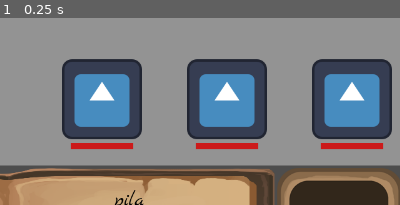
Above: before the commit, frame 1.
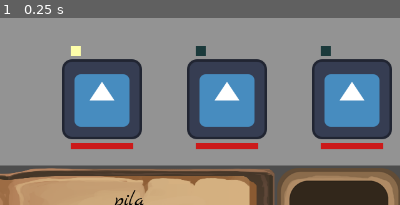
Above: after the commit, the same moment.

Repository: Jelleas/brackeys_2026
Game: Godot game, scene res://main.tscn
Two runs of this game, one before a commit and one after it. Both use one fixed random seed, a clock stepped at 60 frames per second and the inputs below. The engine's default icon, where the game draws it, is replaced by a stand-in: a white triangle on a blue panel in a dark square.
Inputs:
- Up to frame 1 (0.25 s): no input
The pictures show only the part of the screen within x 50-100%, y 0-50%; the shares and areas given below are measured in that part.

The runs differ from the first frame. In frame 1, 0.4% of the frame differs, in the area x 17-83%, y 14-21%.

Commit message:
add resistances

Diff:
--- a/combat/combat_area.tscn
+++ b/combat/combat_area.tscn
@@ -5,24 +5,6 @@
 [ext_resource type="PackedScene" uid="uid://7ungke45eqmy" path="res://wizard/wizard.tscn" id="2_x7k0x"]
 [ext_resource type="PackedScene" uid="uid://6qo4v8482eba" path="res://monster/monster_spawner.tscn" id="3_imaqy"]
 [ext_resource type="PackedScene" uid="uid://3cbu3tsq6sew" path="res://monster/monster.tscn" id="4_pmhac"]
-[ext_resource type="Script" uid="uid://clf2430d4p1ds" path="res://monster/monster_config.gd" id="5_b8epd"]
-
-[sub_resource type="Resource" id="Resource_5clfo"]
-script = ExtResource("5_b8epd")
-name = "test"
-health = 100
-damage = 10
-experience = 10
-metadata/_custom_type_script = "uid://clf2430d4p1ds"
-
-[sub_resource type="Resource" id="Resource_6f4sn"]
-script = ExtResource("5_b8epd")
-name = "test2"
-health = 50
-damage = 20
-experience = 5
-metadata/_custom_type_script = "uid://clf2430d4p1ds"
-
 [node name="CombatArea" type="Node2D" unique_id=798258911]
 script = ExtResource("1_6tqnk")
 
@@ -37,7 +19,6 @@
 
 [node name="WaveManager" type="Node2D" parent="." unique_id=662207356 node_paths=PackedStringArray("spawner")]
 script = ExtResource("2_5clfo")
-monster_configs = Array[ExtResource("5_b8epd")]([SubResource("Resource_5clfo"), SubResource("Resource_6f4sn")])
 spawner = NodePath("../MonsterSpawner")
 
 [node name="Wizard" parent="." unique_id=916335594 instance=ExtResource("2_x7k0x")]
--- a/combat/wave_manager.gd
+++ b/combat/wave_manager.gd
@@ -2,7 +2,6 @@
 
 class_name WaveManager
 
-@export var monster_configs: Array[MonsterConfig]
 @export var spawner: MonsterSpawner
 @export var monsters_per_wave: int = 5
 @export var wave_delay: float = 3.0
@@ -16,15 +15,16 @@
 
 func start_next_wave() -> void:
 	current_wave += 1
-	var configs: Array[MonsterConfig] = _build_wave()
+	var configs: Array[MonsterConfigs.MonsterType] = _build_wave()
 	monsters_remaining = configs.size()
 	spawner.spawn(configs)
 
-func _build_wave() -> Array[MonsterConfig]:
-	var configs: Array[MonsterConfig] = []
+func _build_wave() -> Array[MonsterConfigs.MonsterType]:
+	var all_monsters = MonsterConfigs.get_monsters()
+	var configs: Array[MonsterConfigs.MonsterType] = []
 	for i in range(monsters_per_wave):
-		var random_index = randi_range(0, monster_configs.size() - 1)
-		configs.append(monster_configs[random_index])
+		var random_index = randi_range(0, all_monsters.size() - 1)
+		configs.append(all_monsters[random_index].new())
 	return configs
 
 func _on_monster_killed(_monster: Monster) -> void:
--- a/monster/monster.gd
+++ b/monster/monster.gd
@@ -8,7 +8,7 @@
 
 var health: int = 100
 var original_modulate: Color
-var config: MonsterConfig
+var config: MonsterConfigs.MonsterType
 var damage: int = 10
 var is_dead: bool = false
 var attack_timer: Timer
@@ -25,6 +25,7 @@
 	health_bar.value = config.health
 
 	_create_healthbar()
+	_create_resistance_bar()
 
 	var sprite = $MonsterBody/Sprite2D
 	var collision_shape = $MonsterBody/CollisionShape2D
@@ -56,17 +57,37 @@
 	health_bar.position = Vector2(-50, 70)
 	health_bar.size = Vector2(100, 10)
 
-func init(_config: MonsterConfig):
+func _create_resistance_bar() -> void:
+	var container = $ResistanceTracker
+	container.size.y = 16
+	container.position = Vector2(-50, -85)
+
+	for prefix in config.resistances:
+		var tex_rect = TextureRect.new()
+		var tex = GradientTexture2D.new()
+		tex.width = 16
+		tex.height = 16
+		tex.gradient = Gradient.new()
+		tex.gradient.colors = PackedColorArray([prefix.color1, prefix.color1])
+		tex_rect.texture = tex
+		tex_rect.custom_minimum_size = Vector2(16, 16)
+		container.add_child(tex_rect)
+
+func init(_config: MonsterConfigs.MonsterType):
 	config = _config
 	health = config.health
 	damage = config.damage
 
-func get_hit(incoming_hit: int):
+func get_hit(spell: SpellConfigs.Spell):
 	if is_dead:
 		return
-	take_damage(incoming_hit)
+	take_damage(spell)
 
-func take_damage(damage: int):
+func take_damage(spell: SpellConfigs.Spell):
+	var damage = spell.get_damage()
+	if spell.prefix.name in config.resistances:
+		damage = damage / 2
+
 	health -= damage
 	health_bar.value = health
 	_play_hit_sound()
--- a/monster/monster.tscn
+++ b/monster/monster.tscn
@@ -23,3 +23,7 @@
 [node name="TextureProgressBar" type="TextureProgressBar" parent="." unique_id=498079575]
 offset_right = 40.0
 offset_bottom = 40.0
+
+[node name="ResistanceTracker" type="HBoxContainer" parent="." unique_id=1660737366]
+offset_right = 40.0
+offset_bottom = 40.0
--- a/monster/monster_config.gd
+++ b/monster/monster_config.gd
@@ -1,9 +1,43 @@
-extends Resource
-class_name MonsterConfig
+class_name MonsterConfigs
 
-@export var name: String
-@export var health: int
-@export var damage: int
-@export var resistances: Array[String]
-@export var experience: int
-@export var attack_interval: float = 2.0
+static func get_monster(monster_name: String) -> MonsterType:
+	var monster_class = [Test, Test2].filter(
+		func(c): return c.monster_name == monster_name
+	)[0]
+	return monster_class.new()
+
+static func get_monsters() -> Array:
+	return [Test, Test2]
+
+class MonsterType:
+	var name: String
+	var health: int
+	var damage: int
+	var resistances: Array[SpellConfigs.Prefix]
+	var experience: int
+	var attack_interval: float
+
+	func _init():
+		assert(false)
+
+class Test extends MonsterType:
+	static var monster_name: String = "test"
+
+	func _init():
+		name = "test"
+		health = 100
+		damage = 10
+		resistances = [SpellConfigs.get_prefix("lux")]
+		experience = 10
+		attack_interval = 2.0
+
+class Test2 extends MonsterType:
+	static var monster_name: String = "test2"
+
+	func _init():
+		name = "test2"
+		health = 50
+		damage = 20
+		resistances = [SpellConfigs.get_prefix("nox")]
+		experience = 5
+		attack_interval = 2.0
--- a/monster/monster_spawner.gd
+++ b/monster/monster_spawner.gd
@@ -8,13 +8,13 @@
 @export var slot_spacing: float = 200
 @export var queue_size: int = 10
 
-var monster_queue: Array[MonsterConfig] = []
+var monster_queue: Array[MonsterConfigs.MonsterType] = []
 var visible_monsters: Array = []
 
 func _ready() -> void:
 	Bus.monster_killed.connect(_on_monster_killed)
 
-func spawn(configs: Array[MonsterConfig]) -> void:
+func spawn(configs: Array[MonsterConfigs.MonsterType]) -> void:
 	monster_queue = configs
 	_fill_slots()
 
--- a/spells/ball/ball.gd
+++ b/spells/ball/ball.gd
@@ -6,6 +6,7 @@
 var target: Area2D
 var damage: int = 50
 var mat
+var spell: SpellConfigs.Spell
 
 func _ready():
 	monitoring = true
@@ -17,8 +18,8 @@
 	await get_tree().create_timer(ttl).timeout
 	destroy()
 
-func init(spell: SpellConfigs.Spell, _target_pos: Vector2 = Vector2.ZERO) -> void:
-	damage = spell.get_damage()
+func init(_spell: SpellConfigs.Spell, _target_pos: Vector2 = Vector2.ZERO) -> void:
+	spell = _spell
 	setup_shape(35)
 	set_colors(spell.prefix.color1, spell.prefix.color2, spell.prefix.color3)
 
@@ -53,7 +54,7 @@
 	if area.is_in_group("monster"):
 		var monster = area.get_parent() as Monster
 		if monster:
-			monster.get_hit(damage)
+			monster.get_hit(spell)
 		destroy()
 
 func destroy():
--- a/spells/bolt/bolt.gd
+++ b/spells/bolt/bolt.gd
@@ -12,14 +12,15 @@
 var _fully_extended := false
 var _lifetime_timer := 0.0
 var _flicker_timer := 0.0
+var spell: SpellConfigs.Spell
 
 func _ready():
 	$GPUParticles2D.emitting = false
 	$EndPoint.area_entered.connect(_on_area_entered)
 	max_range = get_viewport_rect().size.x - global_position.x
 
-func init(spell: SpellConfigs.Spell, _target_pos: Vector2 = Vector2.ZERO) -> void:
-	damage = spell.get_damage()
+func init(_spell: SpellConfigs.Spell, _target_pos: Vector2 = Vector2.ZERO) -> void:
+	spell = _spell
 	set_colors(spell.prefix.color1, spell.prefix.color2)
 
 func _process(delta: float):
@@ -78,7 +79,7 @@
 	if area.is_in_group("monster"):
 		var monster = area.get_parent() as Monster
 		if monster:
-			monster.get_hit(damage)
+			monster.get_hit(spell)
 		_end_x = $EndPoint.position.x
 		_on_bolt_reached_end()
 
--- a/spells/bomba/bomba.gd
+++ b/spells/bomba/bomba.gd
@@ -8,9 +8,10 @@
 var _phase: int = 0  # 0=falling, 1=exploding, 2=pool
 var _fall_start_y: float = -200.0
 var damage_timer: Timer
+var spell: SpellConfigs.Spell
 
-func init(spell: SpellConfigs.Spell, target_pos: Vector2 = Vector2.ZERO) -> void:
-	damage = spell.get_damage()
+func init(_spell: SpellConfigs.Spell, target_pos: Vector2 = Vector2.ZERO) -> void:
+	spell = _spell
 	_target_global_pos = target_pos
 	_set_colors(spell.prefix.color1, spell.prefix.color2, spell.prefix.color3)
 
@@ -96,7 +97,7 @@
 		if area.is_in_group("monster"):
 			var monster = area.get_parent() as Monster
 			if monster:
-				monster.get_hit(damage * 2)
+				monster.get_hit(spell)
 
 func _on_damage_tick() -> void:
 	var areas = $DamageArea.get_overlapping_areas()
@@ -104,7 +105,7 @@
 		if area.is_in_group("monster"):
 			var monster = area.get_parent() as Monster
 			if monster:
-				monster.get_hit(damage)
+				monster.get_hit(spell)
 
 func _set_colors(color1: Color, color2: Color, color3: Color) -> void:
 	# --- Orb (spell colors) ---
--- a/spells/rain/rain.gd
+++ b/spells/rain/rain.gd
@@ -6,6 +6,7 @@
 var cloud_y_offset: float = -200.0
 var _target_global_pos: Vector2 = Vector2.ZERO
 var damage_timer: Timer
+var spell: SpellConfigs.Spell
 
 @onready var damage_area: Area2D = $DamageArea
 
@@ -30,8 +31,8 @@
 	await get_tree().create_timer(duration).timeout
 	_fade_and_destroy()
 
-func init(spell: SpellConfigs.Spell, target_pos: Vector2) -> void:
-	damage = spell.get_damage()
+func init(_spell: SpellConfigs.Spell, target_pos: Vector2) -> void:
+	spell = _spell
 	_target_global_pos = target_pos
 	_set_colors(spell.prefix.color1, spell.prefix.color2, spell.prefix.color3)
 
@@ -64,7 +65,7 @@
 		if area.is_in_group("monster"):
 			var monster = area.get_parent() as Monster
 			if monster:
-				monster.get_hit(damage)
+				monster.get_hit(spell)
 
 func _fade_and_destroy() -> void:
 	damage_timer.stop()
--- a/spells/spell_configs.gd
+++ b/spells/spell_configs.gd
@@ -99,6 +99,11 @@
 static func get_prefixes() -> Array[Prefix]:
 	return _prefixes
 
+static func get_prefix(name: String) -> Prefix:
+	return _prefixes.filter(
+		func(p): return p.name == name
+	)[0]
+
 static var _prefixes: Array[Prefix] = [
 	Prefix.new("lux", Color("#FFFFAA"), Color("#cc7b1f"), Color("#c2a840")),
 	Prefix.new("nox", Color("#1B3A3B"), Color("#0a3233"), Color("#032829")),
--- a/spells/wave/wave.gd
+++ b/spells/wave/wave.gd
@@ -5,11 +5,12 @@
 var wave_x: float = 0.0
 var hit_monsters: Array = []
 var _done: bool = false
+var spell: SpellConfigs.Spell
 
 @onready var hit_area: Area2D = $HitArea
 
-func init(spell: SpellConfigs.Spell, _target_pos: Vector2 = Vector2.ZERO) -> void:
-	damage = spell.get_damage()
+func init(_spell: SpellConfigs.Spell, _target_pos: Vector2 = Vector2.ZERO) -> void:
+	spell = _spell
 	_set_colors(spell.prefix.color1, spell.prefix.color2, spell.prefix.color3)
 
 func _ready():
@@ -40,7 +41,7 @@
 	if area.is_in_group("monster"):
 		var monster = area.get_parent() as Monster
 		if monster and monster not in hit_monsters:
-			monster.get_hit(damage)
+			monster.get_hit(spell)
 			hit_monsters.append(monster)
 
 func _generate_wave_points():
